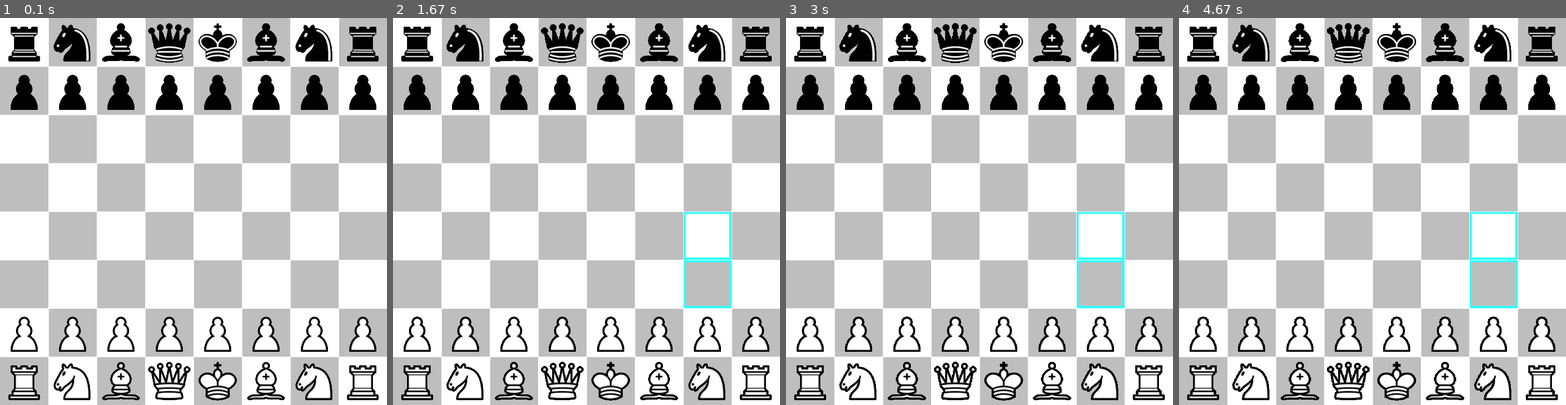
Above: before the commit, frames 1-4 (left to right).
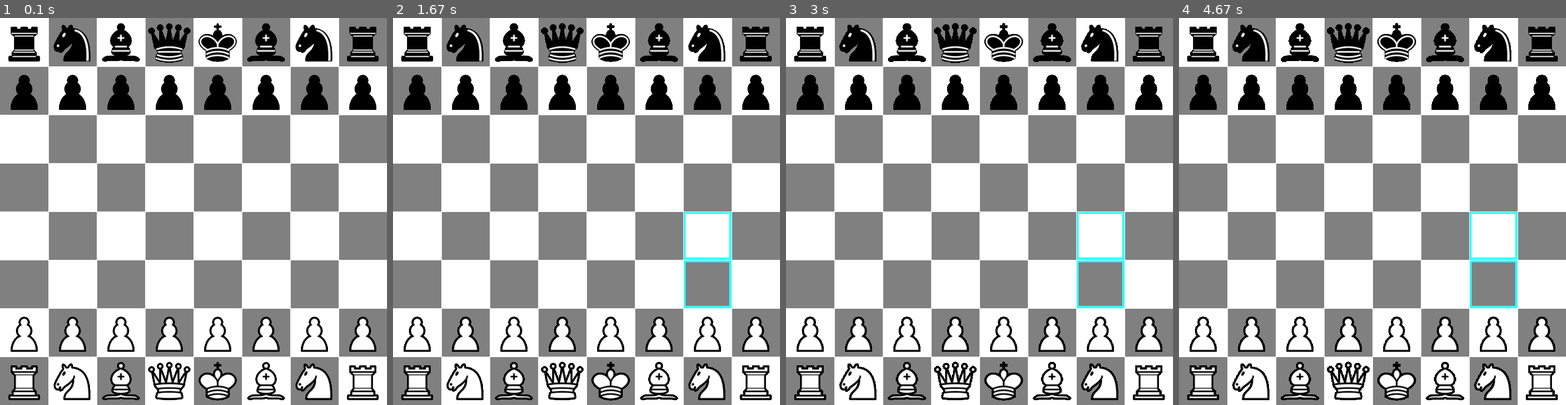
Above: after the commit, the same moments.

Repository: tyl3366/Chess-Engine
Game: pygame game, started from PygameChess.py
The game is run twice, just before and just after one commit, with the same random seed, the same clock (stepped at 60 frames per second) and the same inputs.
Inputs (mouse positions are in pixels of both pictures, inside the frame that each line leads up to):
- Up to frame 1 (0.1 s): no input
- Up to frame 2 (1.67 s): click (586, 211) at 0.38 s; click (729, 346) at 1.22 s
- Up to frame 3 (3 s): no input
- Up to frame 4 (4.67 s): no input

The runs differ from the first frame. In frame 1, 41% of the frame differs, in the area x 0-100%, y 0-100%; in frame 2, 41%; in frame 3, 41%; in frame 4, 41%.

Commit message:
cleaning pygame chess

Diff:
--- a/PygameChess.py
+++ b/PygameChess.py
@@ -2,6 +2,7 @@
 import chess
 import math
 import engine
+import os
 
 X = 800
 Y = 800
@@ -16,6 +17,7 @@
 
 b = chess.Board()
 
+# More efficient way to do this?
 pieces = {'p': pygame.image.load('images/bp.png'),
           'n': pygame.image.load('images/bN.png'),
           'b': pygame.image.load('images/bB.png'),
@@ -39,100 +41,86 @@
             screen.blit(pieces[str(piece)],((i%8)*100, 700-(i//8)*100))
 
     for i in range(7):
-        i=i+1
-        pygame.draw.line(screen,WHITE,(0,i*100),(800,i*100))
-        pygame.draw.line(screen,WHITE,(i*100,0),(i*100,800))
+        i += 1
+        pygame.draw.line(screen, WHITE, (0,i*100), (800,i*100))
+        pygame.draw.line(screen, WHITE, (i*100,0), (i*100,800))
 
     pygame.display.flip()
 
 def color_squares(screen):
     global colors
-    colors = [pygame.Color("white"), pygame.Color("gray")]
+    colors = [WHITE, GREY]
     for row in range(8):
         for column in range(8):
             color = colors[((row + column) % 2)]
             pygame.draw.rect(screen, color, pygame.Rect(column * 100, row * 100, 100, 100))
 
-def main_one_agent(board, agent, agent_color):
-    # Color = True = White
-    # Color = False = Black
+def main(board, engine, engine_color):
 
-    screen.fill(pygame.Color("white"))
+    screen.fill(WHITE)
     color_squares(screen)
-    pygame.display.set_caption('Chess')
+    pygame.display.set_caption('PhoenixEngine')
 
     index_moves = []
 
     while True:
         update(screen, board)
 
-
-        if board.turn==agent_color:
-            move, depth, evaluation = agent.getBestMove(board)
+        if board.turn == engine_color:
+            move, depth, evaluation = engine.getBestMove(board)
             board.push(move)
             print(move)
 
 
         else:
-
             for event in pygame.event.get():
                 if event.type == pygame.QUIT:
                     break
 
-                # if mouse clicked
                 if event.type == pygame.MOUSEBUTTONDOWN:
-                    #reset previous screen from clicks
                     screen.fill(pygame.Color("white"))
                     color_squares(screen)
-                    #get position of mouse
                     pos = pygame.mouse.get_pos()
 
-                    #find which square was clicked and index of it
-                    square = (math.floor(pos[0]/100),math.floor(pos[1]/100))
+                    square = (math.floor(pos[0]/100), math.floor(pos[1]/100))
                     index = (7-square[1])*8+(square[0])
 
-                    # if we have already highlighted moves and are making a move
                     if index in index_moves:
+                        move = moves[index_moves.index(index)]
 
-                        move = moves[index_moves.index(index)]
-                        #print(board)
-                        #print(move)
                         board.push(move)
                         index=None
                         index_moves = []
 
-                    # show possible moves
                     else:
 
                         piece = board.piece_at(index)
 
                         if piece == None:
+                            pass
 
-                            pass
                         else:
-
                             all_moves = list(board.legal_moves)
                             moves = []
+
                             for m in all_moves:
                                 if m.from_square == index:
-
                                     moves.append(m)
-
                                     t = m.to_square
 
                                     TX1 = 100*(t%8)
                                     TY1 = 100*(7-t//8)
 
+                                    pygame.draw.rect(screen,BLUE,pygame.Rect(TX1,TY1,100,100),5)
 
-                                    pygame.draw.rect(screen,BLUE,pygame.Rect(TX1,TY1,100,100),5)
                             index_moves = [a.to_square for a in moves]
 
         if board.outcome() != None:
             print(board.outcome())
             break
-            print(board)
+
     pygame.quit()
 
 board = chess.Board()
 
-main_one_agent(board, engine, chess.BLACK)
+main(board, engine, chess.BLACK)
